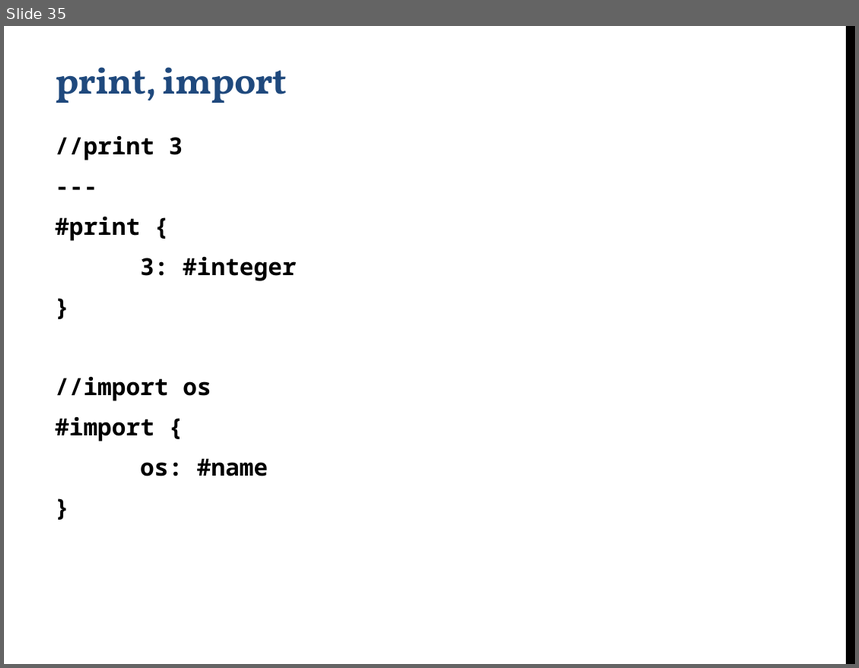
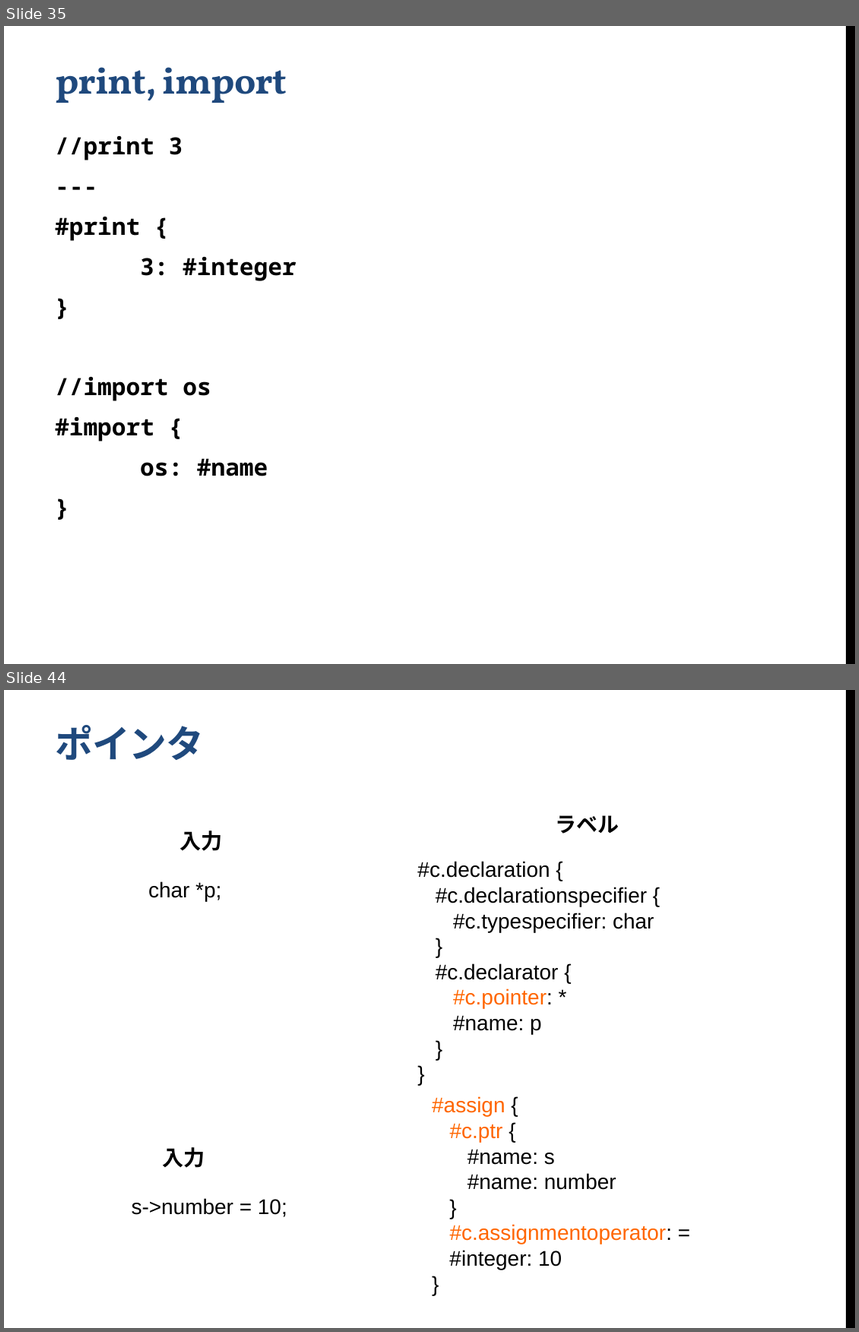
Before and after one commit to yshinya6/libbun2, a slide deck: doc/BunCommon.pptx. Shown one above the other, each under a label of ours: slide 35 before the commit, slides 35 and 44 after it; the slides between them are not shown. The pictures are 859x668 and 859x1332 pixels, drawn with LibreOffice and Linux fonts; fonts in the diff are those of the drawing; background and template pictures are left out. Boxes give left, top, right and bottom in pixels: in the first picture for what was removed or moved away, otherwise in the second. Text is boxed around its words. In the diff, an @@ line names an element or a change of style, - is before the commit and + after.

```diff
--- a/doc/BunCommon.pptx
+++ b/doc/BunCommon.pptx
@@ slide 44 added at bbox=[4, 690, 855, 1328], background #FFFFFF; not listed: 1 template element that a slide beside it also shows @@
@@ title added at bbox=[55, 725, 204, 760], 32 pt, text #1F497D, bold @@
+ポインタ
@@ text added at bbox=[555, 815, 619, 834], 18 pt, text #000000, bold @@
+ラベル
@@ text added at bbox=[180, 831, 222, 851], 18 pt, text #000000, bold @@
+入力
@@ text added at bbox=[417, 861, 654, 1034], 18 pt, text #000000 @@
+#c.declaration {
+#c.declarationspecifier {
+#c.typespecifier: char
+}
+#c.declarator {
+#c.pointer: *
+#name: p
+}
+}
@@ text added at bbox=[148, 882, 221, 901], 18 pt, text #000000 @@
+char *p;
@@ text added at bbox=[432, 1097, 673, 1270], 18 pt, text #000000 @@
+#assign {
+#c.ptr {
+#name: s
+#name: number
+}
+#c.assignmentoperator: =
+#integer: 10
+}
@@ text added at bbox=[163, 1148, 205, 1168], 18 pt, text #000000, bold @@
+入力
@@ text added at bbox=[132, 1198, 287, 1217], 18 pt, text #000000 @@
+s->number = 10;
```
Also in this commit, not shown: 13 other slides added.
